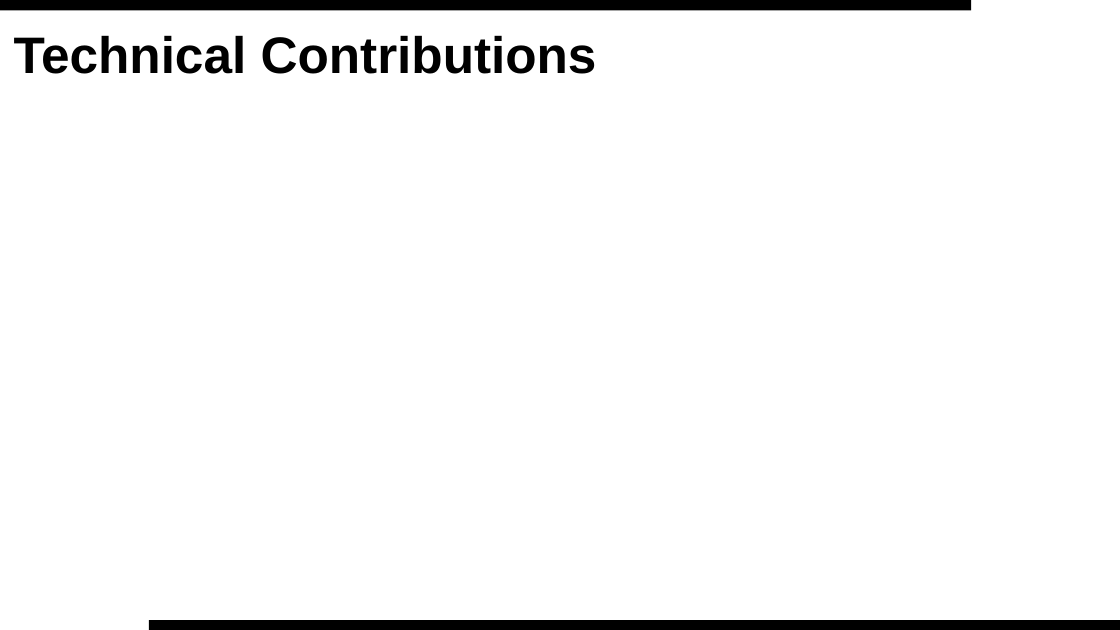
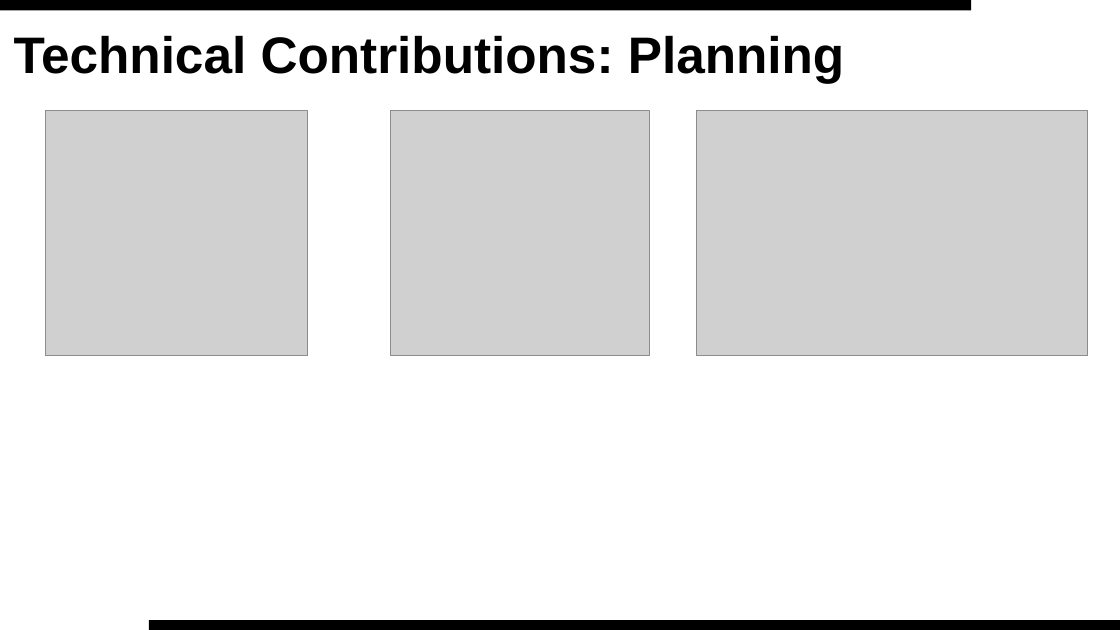
Before and after one commit to gautelg/EK505_Final_Project, a slide deck: slide 7 of Report_Presentation/Presentation.pptx. Drawn at 1120x630 pixels with LibreOffice and Linux fonts; fonts in the diff are those of the drawing; grey boxes stand for pictures; background and template pictures are left out. Boxes give left, top, right and bottom in pixels: in the first picture for what was removed or moved away, otherwise in the second. Text is boxed around its words. In the diff, an @@ line names an element or a change of style, - is before the commit and + after.

```diff
--- a/Report_Presentation/Presentation.pptx
+++ b/Report_Presentation/Presentation.pptx
@@ title at (14,35,844,83): text changed @@
-Technical Contributions
+Technical Contributions: Planning
@@ picture added at (45,111,308,355) @@
@@ picture added at (391,111,650,355) @@
@@ picture added at (697,111,1089,355) @@
```
Also in this commit, not shown: 2 other slides changed, 3 slides added, 1 slide removed, 16 other files.
